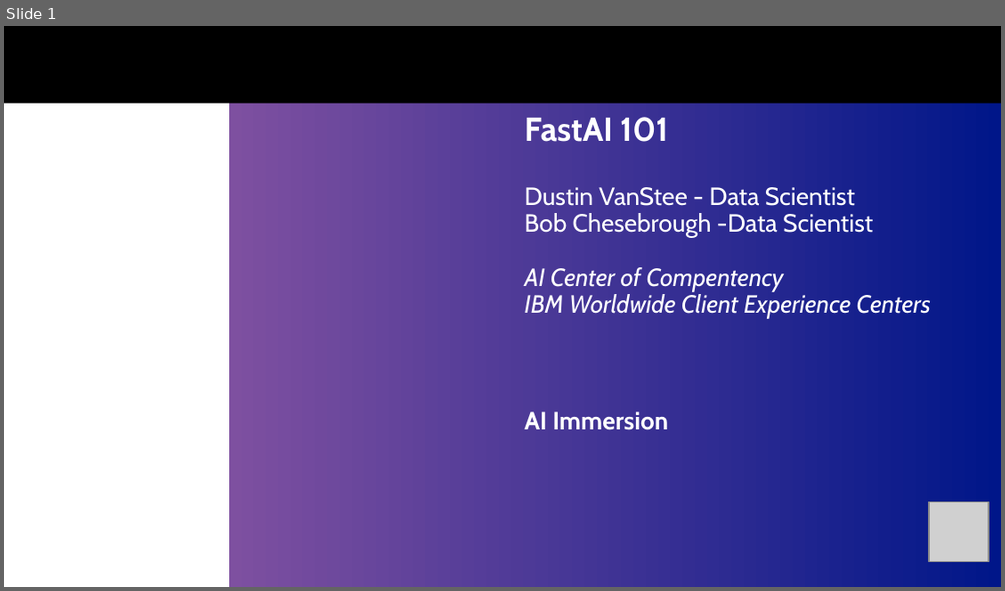
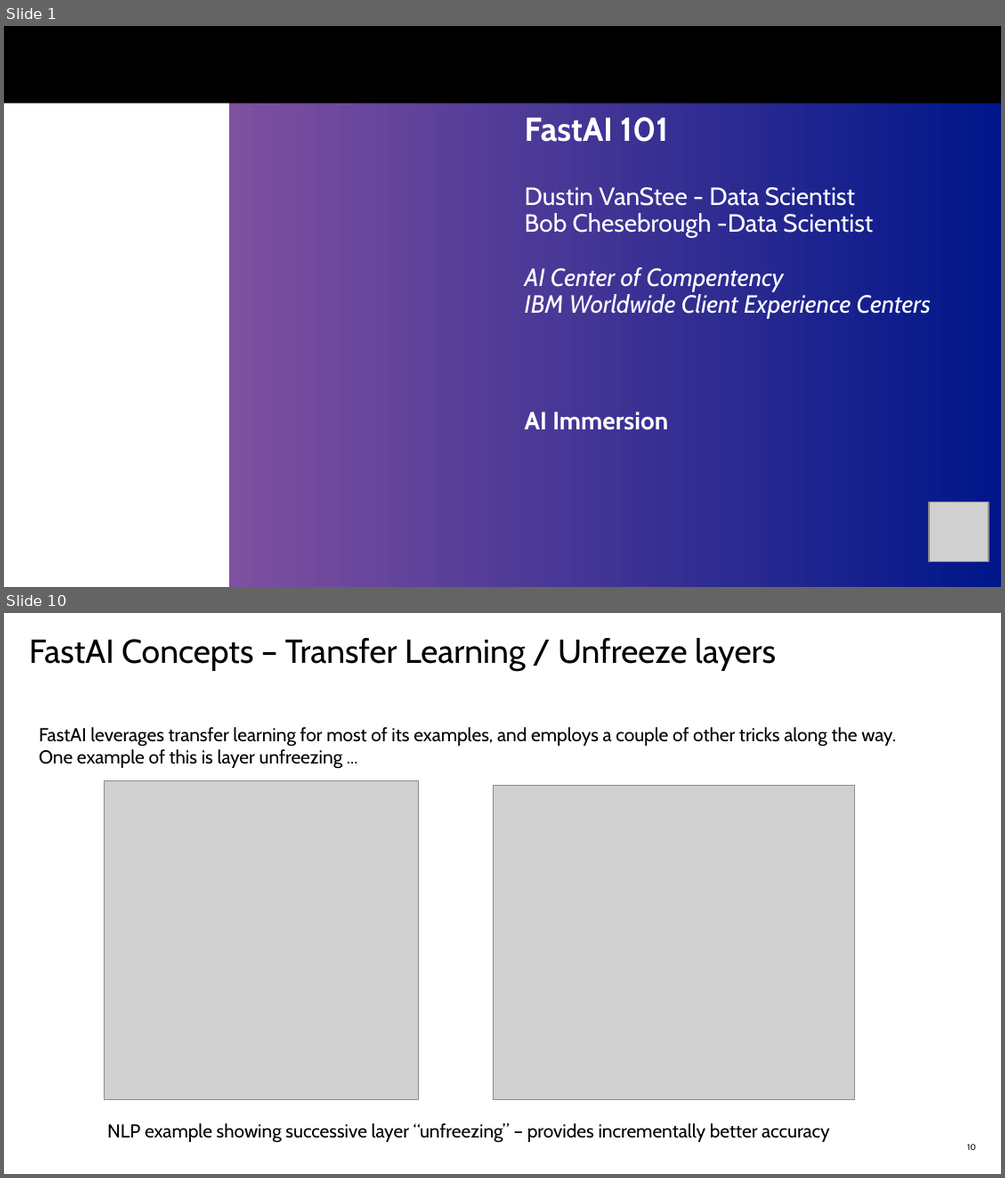
Before and after one commit to dustinvanstee/aicoc-ai-immersion, a slide deck: FastAI/FastAI-101.pptx. Shown one above the other, each under a label of ours: slide 1 before the commit, slides 1 and 10 after it; the slides between them are not shown. The pictures are 1005x591 and 1005x1178 pixels, drawn with LibreOffice and Linux fonts; fonts in the diff are those of the drawing; grey boxes stand for pictures; background and template pictures are left out. Boxes give left, top, right and bottom in pixels: in the first picture for what was removed or moved away, otherwise in the second. Text is boxed around its words. In the diff, an @@ line names an element or a change of style, - is before the commit and + after.

```diff
--- a/FastAI/FastAI-101.pptx
+++ b/FastAI/FastAI-101.pptx
@@ slide 10 added at [4,613,1001,1174], background #FFFFFF @@
@@ title added at [29,638,776,671], 24 pt, text #000000 @@
+FastAI Concepts – Transfer Learning / Unfreeze layers
@@ text added at [39,727,896,769], 13.5 pt, text #000000 @@
+FastAI leverages transfer learning for most of its examples, and employs a couple of other tricks along the way. One example of this is layer unfreezing ...
@@ picture added at [104,780,418,1100] @@
@@ picture added at [494,786,854,1101] @@
@@ text added at [107,1123,830,1143], 13.5 pt, text #000000 @@
+NLP example showing successive layer “unfreezing” – provides incrementally better accuracy
@@ page number added at [967,1143,976,1150], 6 pt, text #000000 @@
+10
```
Also in this commit, not shown: 1 slide changed, 9 other slides added, 1 slide removed, 2 other files.
